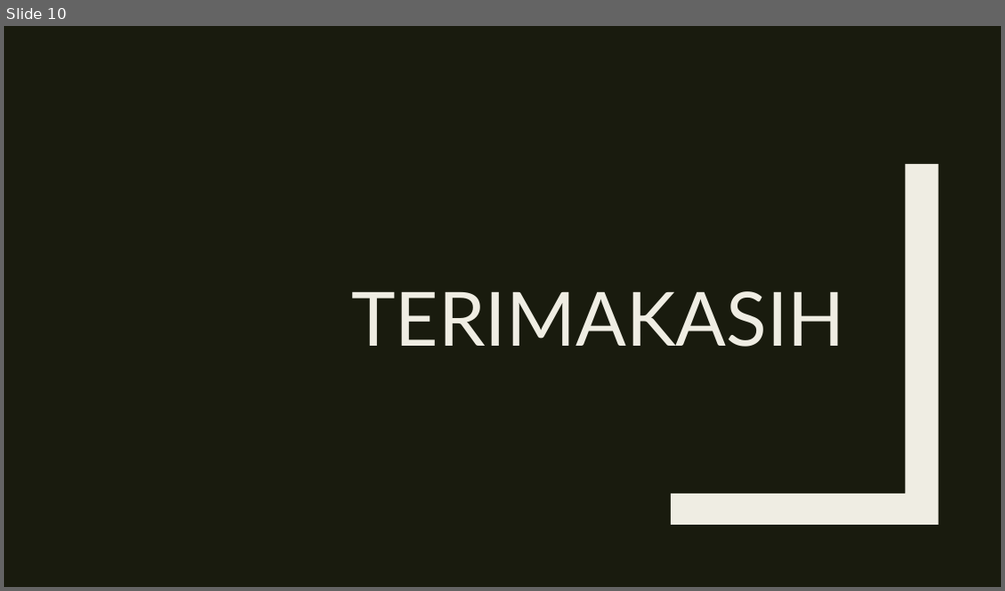
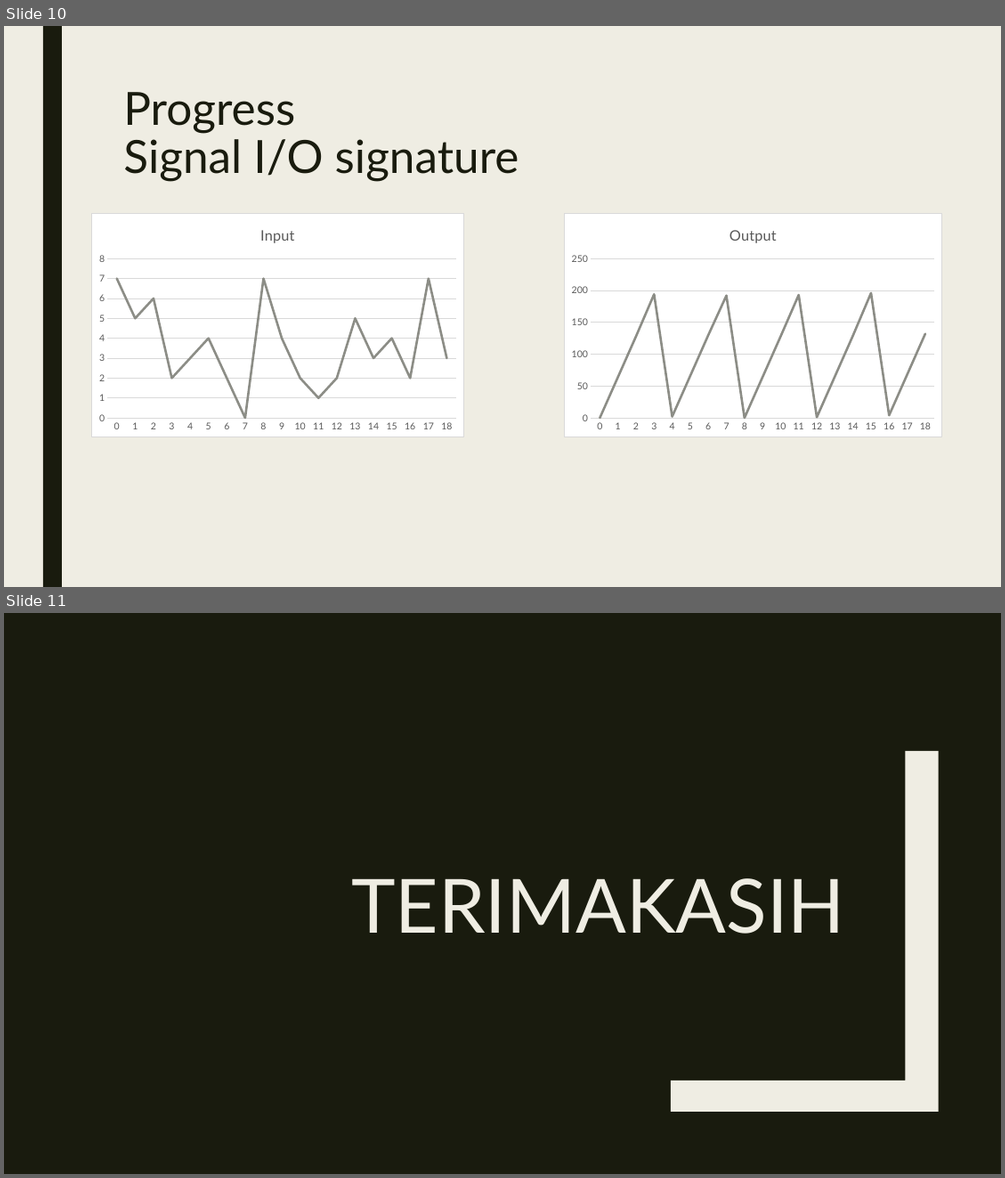
Before and after one commit to mashanz/skripsi_hanjara, a slide deck: PERANCANGAN DAN SIMULASI.pptx. Shown one above the other, each under a label of ours: slide 10 before the commit, slides 10 and 11 after it. The pictures are 1005x591 and 1005x1178 pixels, drawn with LibreOffice and Linux fonts; fonts in the diff are those of the drawing. Boxes give left, top, right and bottom in pixels: in the first picture for what was removed or moved away, otherwise in the second. Text is boxed around its words. In the diff, an @@ line names an element or a change of style, - is before the commit and + after.

```diff
--- a/PERANCANGAN DAN SIMULASI.pptx
+++ b/PERANCANGAN DAN SIMULASI.pptx
@@ slide 10 added at (4, 26, 1001, 587), background #EFEDE3 @@
@@ rectangle added at (43, 26, 62, 587), fill #191B0E @@
@@ title added at (123, 92, 519, 182), 44 pt, text #191B0E @@
+Progress
+Signal I/O signature
@@ line chart added at (91, 213, 464, 437) @@
+title "Input"
+categories: 0, 1, 2, 3, 4, 5, 6, 7, 8, 9, 10, 11, 12, 13, 14, 15, 16, 17, 18
+Input: 7, 5, 6, 2, 3, 4, 2, 0, 7, 4, 2, 1, 2, 5, 3, 4, 2, 7, 3
@@ line chart added at (564, 213, 942, 437) @@
+title "Output"
+categories: 0, 1, 2, 3, 4, 5, 6, 7, 8, 9, 10, 11, 12, 13, 14, 15, 16, 17, 18
+Output: 0, 64, 128, 194, 2, 66, 130, 192, 0, 64, 128, 193, 1, 65, 129, 196, 4, 68, 132
@@ what was slide 10 is now slide 11 @@
```
Also in this commit, not shown: 4 slides changed, 6 other slides added, 7 slides removed, 1 other file.
